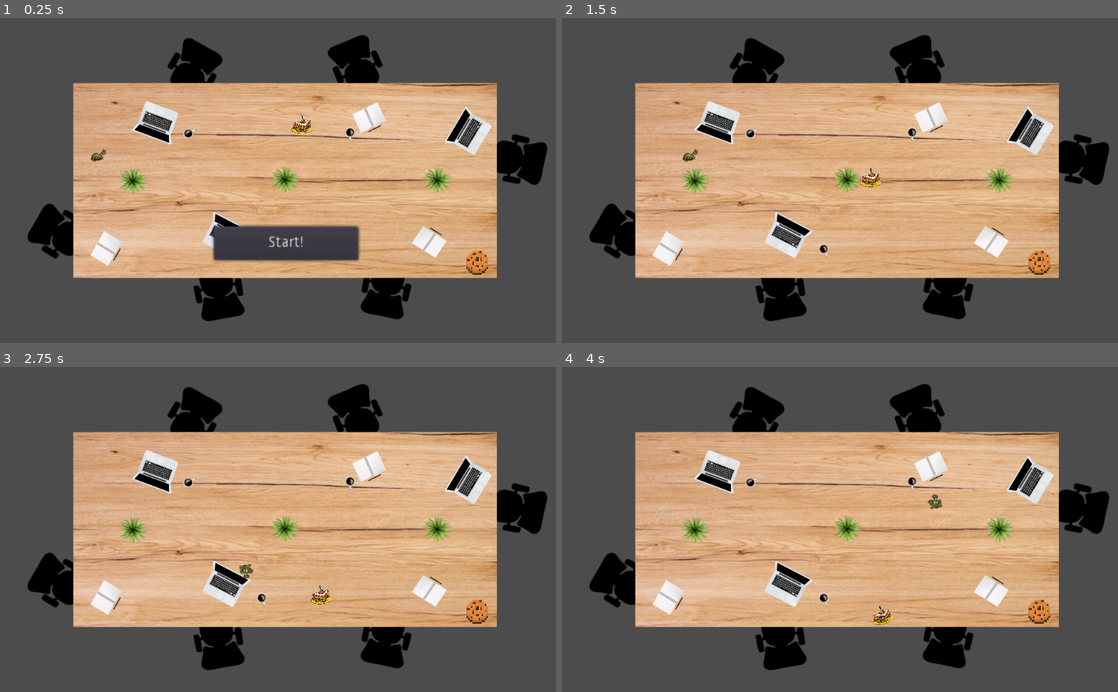
Above: before the commit, frames 1-4 (two rows, left to right).
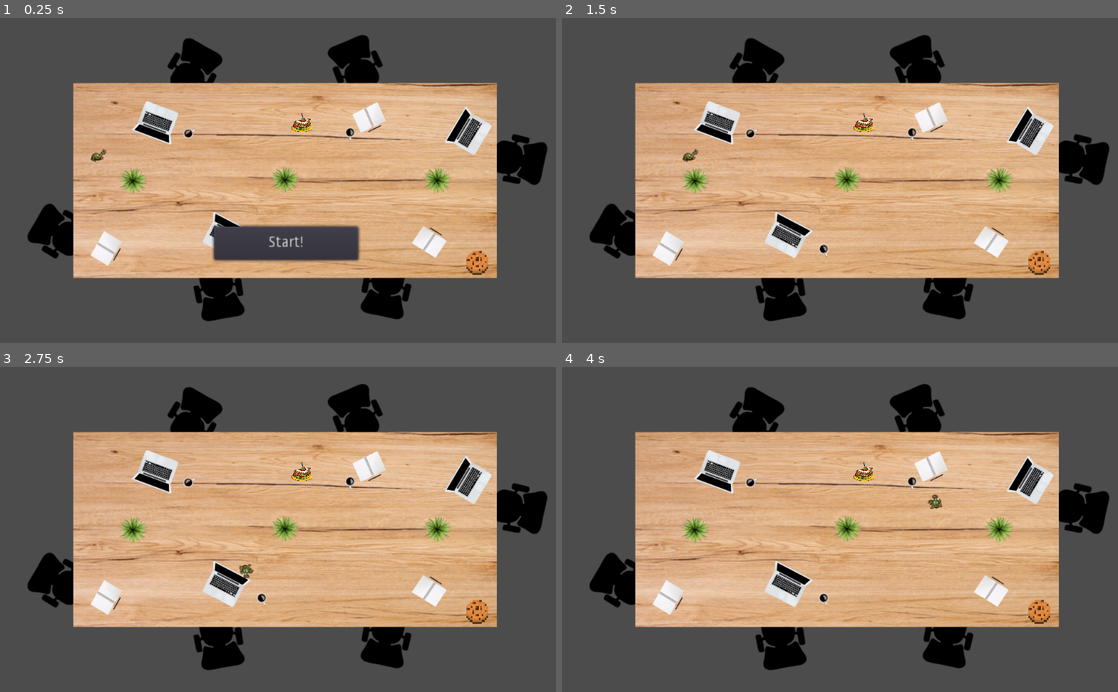
Above: after the commit, the same moments.

Repository: CS3398-Titan-HelloWorld/RoombaAttack
Game: Godot game, scene res://Main.tscn
Two runs of this game, one before a commit and one after it. Both use one fixed random seed, a clock stepped at 60 frames per second and the inputs below.
Inputs:
- Up to frame 1 (0.25 s): no input
- Up to frame 2 (1.5 s): click "Start!" at 0.5 s; hold Right (ui_right) from 1.28 s (still down)
- Up to frame 3 (2.75 s): release Right (ui_right) at 2.03 s; hold Down (ui_down) from 2.03 s (still down)
- Up to frame 4 (4 s): release Down (ui_down) at 2.78 s; hold Right (ui_right) 2.78-3.53 s; hold Up (ui_up) from 3.53 s (still down)

The runs differ from the first frame. In frame 1, 0.1% of the frame differs, in the area x 52-57%, y 29-36%; in frame 2, 0.3%; in frame 3, 0.3%; in frame 4, 0.3%, in the area x 52-60%, y 29-80%.

Commit message:
Changed Food item to kinematic body
Fixed gravity issue of food item by changing to kinematic body

Diff:
--- a/RoombaAttack/Main.tscn
+++ b/RoombaAttack/Main.tscn
@@ -20,19 +20,16 @@
 
 [node name="Main" type="Node" index="0"]
 
-
 script = ExtResource( 1 )
 Mob = null
 
 [node name="Runtime" parent="." index="0" instance=ExtResource( 2 )]
-
 
 [node name="Interrupt" type="Node" parent="." index="1"]
 
 [node name="GUI" parent="Interrupt" index="0" instance=ExtResource( 3 )]
 
 [node name="PausePanel" type="Panel" parent="Interrupt" index="1"]
-
 
 pause_mode = 2
 editor/display_folded = true
@@ -84,7 +81,7 @@
 input_pickable = false
 collision_layer = 1
 collision_mask = 1
-mode = 0
+mode = 3
 mass = 1.0
 friction = 1.0
 bounce = 0.0
